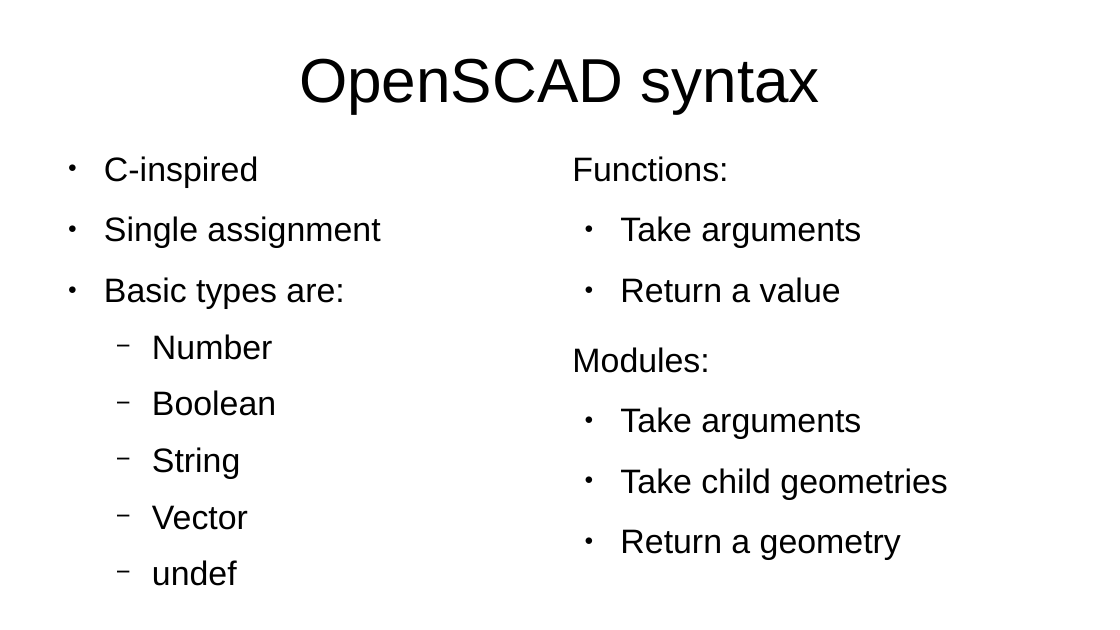
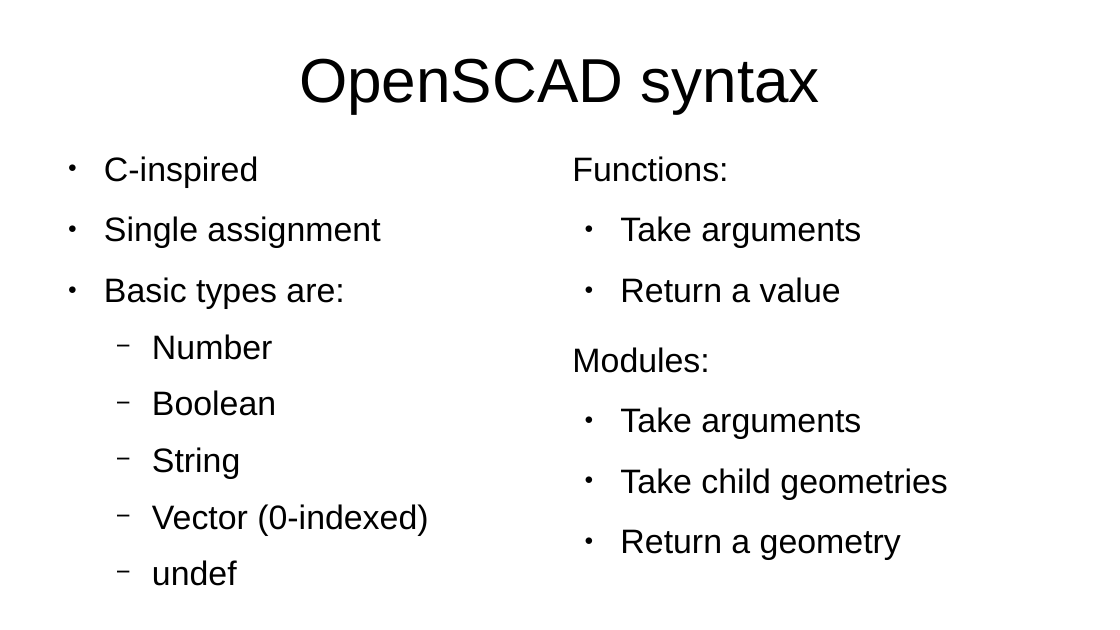
Before and after one commit to ftvkyo/openscad-workshop, a slide deck: slide 7 of slides/20250928 OpenSCAD for Beginners.odp. Drawn at 1120x630 pixels with LibreOffice and Linux fonts; fonts in the diff are those of the drawing. Boxes give left, top, right and bottom in pixels: in the first picture for what was removed or moved away, otherwise in the second. Text is boxed around its words. In the diff, an @@ line names an element or a change of style, - is before the commit and + after.

```diff
--- a/slides/20250928 OpenSCAD for Beginners.odp
+++ b/slides/20250928 OpenSCAD for Beginners.odp
@@ text at (152,504,428,535): text changed @@
-  − Vector
+  − Vector (0-indexed)
```
Also in this commit, not shown: 6 other slides changed, 16 slides added, 12 slides removed, 9 other files.
